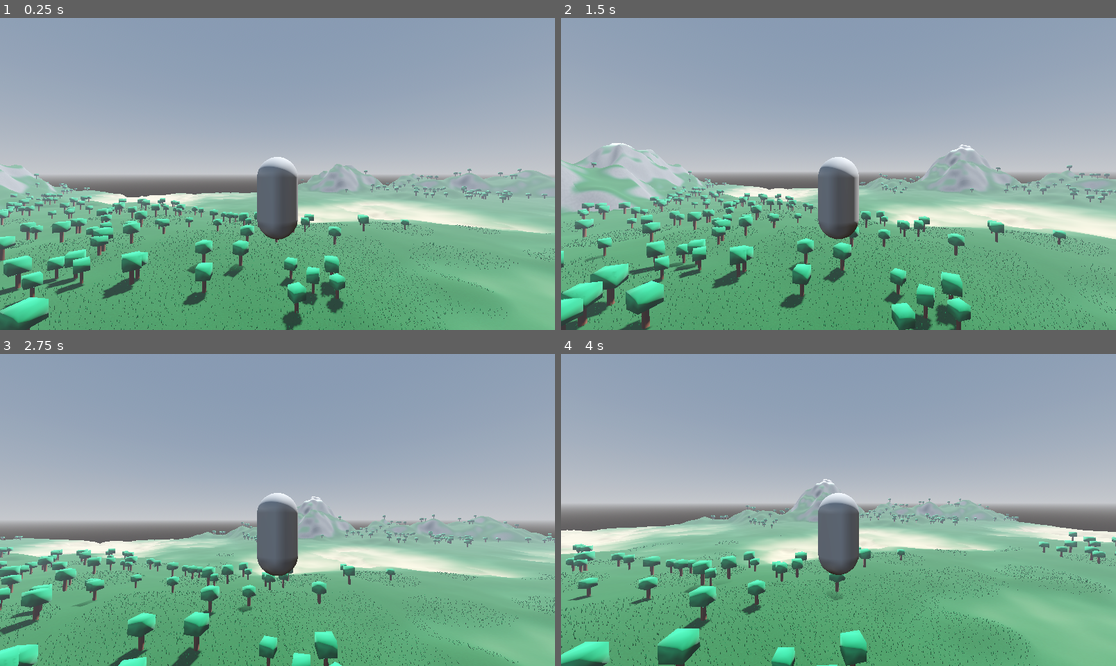
Above: before the commit, frames 1-4 (two rows, left to right).
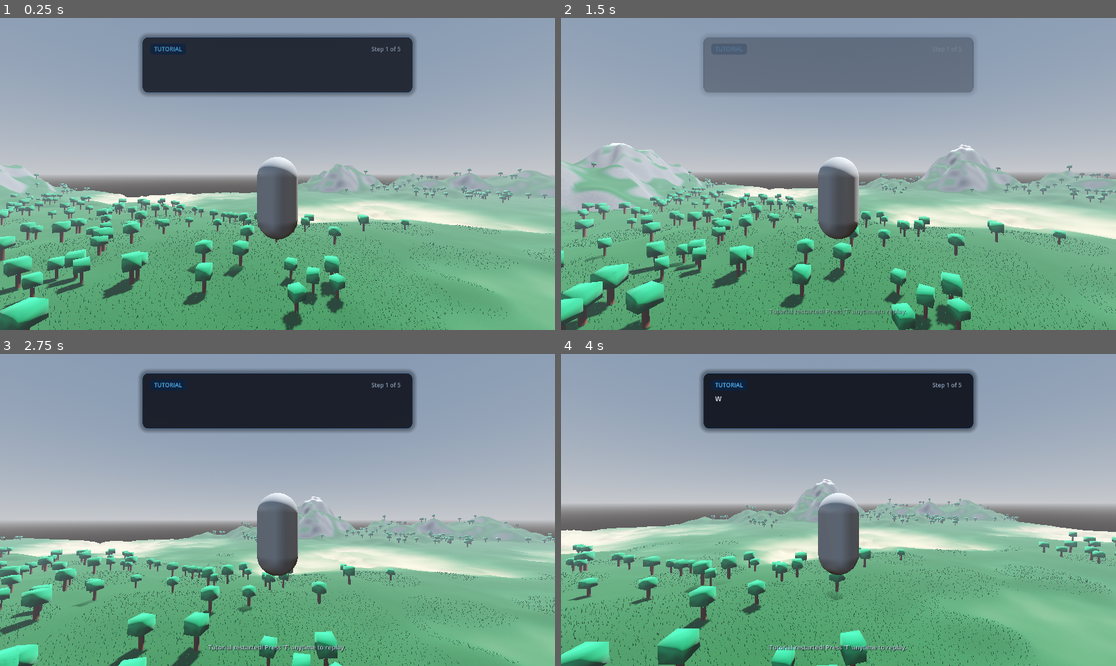
Above: after the commit, the same moments.

Repository: sachetan-inchal/SublimeGreens
Game: Godot game, scene res://Main.tscn
The game is run twice, just before and just after one commit, with the same random seed, the same clock (stepped at 60 frames per second) and the same inputs.
Inputs (mouse positions are in pixels of both pictures, inside the frame that each line leads up to):
- Up to frame 1 (0.25 s): no input
- Up to frame 2 (1.5 s): tap Enter (ui_accept) at 0.5, 0.77 s; move the mouse to (866, 174) at 0.52 s; hold W from 0.53 s (still down); tap T at 0.6, 1.25 s; tap Space at 0.8, 1.35 s; move the mouse to (810, 174) at 1.27 s
- Up to frame 3 (2.75 s): keep holding W; tap Enter (ui_accept) at 1.52 s; tap Keypad Enter at 1.55, 2.1 s; tap T at 2, 2.3 s; move the mouse to (288, 503) at 2.02 s
- Up to frame 4 (4 s): keep holding W; tap T at 2.75, 2.85, 3.5 s; move the mouse to (832, 516) at 2.77 s; tap Enter (ui_accept) at 3.02, 3.77 s; tap Space at 3.05, 3.6 s; move the mouse to (877, 513) at 3.52 s; tap Keypad Enter at 3.8 s

The runs differ from the first frame. In frame 1, 9.9% of the frame differs, in the area x 25-75%, y 5-25%; in frame 2, 8.9%; in frame 3, 10%; in frame 4, 10%, in the area x 25-75%, y 4-96%.

Commit message:
added narrative tutorial

Diff:
--- a/Main.tscn
+++ b/Main.tscn
@@ -1,8 +1,9 @@
-[gd_scene load_steps=7 format=3 uid="uid://d0grl6tdrab08"]
+[gd_scene load_steps=8 format=3 uid="uid://d0grl6tdrab08"]
 
 [ext_resource type="Script" uid="uid://64ee4kogyt82" path="res://ChunkManager.gd" id="1_glv2v"]
 [ext_resource type="PackedScene" uid="uid://cwhpy8mwx2xao" path="res://Chunk.tscn" id="2_r0du0"]
 [ext_resource type="PackedScene" uid="uid://dop3i0ors6kmm" path="res://Player.tscn" id="2_uu6xs"]
+[ext_resource type="PackedScene" path="res://NarrativeTutorial.tscn" id="4_tut"]
 
 [sub_resource type="ProceduralSkyMaterial" id="ProceduralSkyMaterial_r0du0"]
 sky_horizon_color = Color(0.662243, 0.671743, 0.686743, 1)
@@ -38,3 +39,7 @@
 
 [node name="Player" parent="." instance=ExtResource("2_uu6xs")]
 transform = Transform3D(1, 0, 0, 0, 1, 0, 0, 0, 1, 0, 44.3204, 0)
+
+[node name="NarrativeTutorial" parent="." node_paths=PackedStringArray("player", "sun_light") instance=ExtResource("4_tut")]
+player = NodePath("../Player")
+sun_light = NodePath("../DirectionalLight3D")
--- /dev/null
+++ b/NarrativeTutorial.gd
@@ -0,0 +1,370 @@
+extends CanvasLayer
+
+signal tutorial_stage_changed(stage: int)
+signal tutorial_completed()
+
+enum Stage {
+	INACTIVE = 0,
+	STAGE_1_INTRO = 1,
+	STAGE_2_MOVEMENT = 2,
+	STAGE_3_SUN_SEEK = 3,
+	STAGE_4_SUN_FOUND = 4,
+	STAGE_5_COMPLETION = 5
+}
+
+const SAVE_PATH: String = "user://tutorial.cfg"
+const SECTION_NAME: String = "tutorial"
+const KEY_NAME: String = "completed"
+
+# Configurable nodes (auto-discovered if left empty)
+@export var player: CharacterBody3D
+@export var sun_light: DirectionalLight3D
+
+# UI Node References
+@onready var panel_container: PanelContainer = $CenterContainer/PanelContainer
+@onready var badge_label: Label = $CenterContainer/PanelContainer/MarginContainer/VBoxContainer/HeaderContainer/Badge
+@onready var step_label: Label = $CenterContainer/PanelContainer/MarginContainer/VBoxContainer/HeaderContainer/StepLabel
+@onready var message_label: Label = $CenterContainer/PanelContainer/MarginContainer/VBoxContainer/MessageLabel
+@onready var progress_bar: ProgressBar = $CenterContainer/PanelContainer/MarginContainer/VBoxContainer/ProgressBar
+@onready var hint_label: Label = $CenterContainer/PanelContainer/MarginContainer/VBoxContainer/HintLabel
+@onready var action_button: Button = $CenterContainer/PanelContainer/MarginContainer/VBoxContainer/ActionButton
+@onready var replay_hint: Label = $ReplayHint
+
+# Internal State
+var current_stage: Stage = Stage.INACTIVE
+var is_active: bool = false
+var camera: Camera3D
+
+# Stage 1 tracking
+var stage_1_timer: float = 0.0
+const STAGE_1_MIN_READ_TIME: float = 3.5
+
+# Stage 2 tracking
+var movement_origin: Vector3 = Vector3.ZERO
+var accumulated_distance: float = 0.0
+const REQUIRED_MOVE_DISTANCE: float = 6.0
+
+# Stage 3 tracking (Sun detection)
+var sun_gaze_time: float = 0.0
+const REQUIRED_SUN_GAZE_TIME: float = 0.8 # Gaze duration in seconds to avoid accidental trigger
+const SUN_DOT_THRESHOLD: float = 0.72      # Within ~43 degrees of direct sun alignment
+
+# Stage 4 tracking
+var stage_4_timer: float = 0.0
+const STAGE_4_READ_TIME: float = 7.0
+
+# Animation Tweens
+var fade_tween: Tween
+var typewriter_tween: Tween
+
+func _ready() -> void:
+	# Hide UI initially
+	panel_container.modulate.a = 0.0
+	panel_container.visible = false
+	progress_bar.visible = false
+	action_button.visible = false
+	hint_label.visible = false
+	replay_hint.visible = false
+
+	action_button.pressed.connect(_on_action_button_pressed)
+
+	# Resolve node dependencies
+	_resolve_nodes()
+
+	# Check first-time launch status
+	if not has_completed_tutorial():
+		# Automatically start tutorial for first-time players
+		start_tutorial()
+	else:
+		set_process(false)
+		print("[NarrativeTutorial] Tutorial previously completed. Press 'T' to replay.")
+
+func _resolve_nodes() -> void:
+	if not player:
+		player = get_node_or_null("../Player")
+		if not player:
+			player = get_tree().root.find_child("Player", true, false)
+
+	if not sun_light:
+		sun_light = get_node_or_null("../DirectionalLight3D")
+		if not sun_light:
+			sun_light = get_tree().root.find_child("DirectionalLight3D", true, false)
+
+	if player:
+		camera = player.get_node_or_null("Node3D/SpringArm3D/Camera3D")
+		if not camera:
+			camera = player.find_child("Camera3D", true, false)
+
+	if not camera:
+		camera = get_viewport().get_camera_3d()
+
+func has_completed_tutorial() -> bool:
+	var config = ConfigFile.new()
+	var err = config.load(SAVE_PATH)
+	if err == OK:
+		return config.get_value(SECTION_NAME, KEY_NAME, false)
+	return false
+
+func save_completion_state(completed: bool) -> void:
+	var config = ConfigFile.new()
+	config.load(SAVE_PATH) # Preserve other settings if present
+	config.set_value(SECTION_NAME, KEY_NAME, completed)
+	config.save(SAVE_PATH)
+
+func start_tutorial() -> void:
+	_resolve_nodes()
+	is_active = true
+	set_process(true)
+	panel_container.visible = true
+	set_stage(Stage.STAGE_1_INTRO)
+
+func restart_tutorial() -> void:
+	print("[NarrativeTutorial] Restarting narrative tutorial...")
+	_show_temporary_hint("Tutorial restarted! Press 'T' anytime to replay.")
+	start_tutorial()
+
+func _unhandled_input(event: InputEvent) -> void:
+	# Allow pressing T to replay the tutorial at any time
+	if event is InputEventKey and event.pressed and not event.echo:
+		if event.keycode == KEY_T:
+			restart_tutorial()
+			return
+
+	# In Stage 5, allow Enter or Space to also confirm Continue Exploring
+	if current_stage == Stage.STAGE_5_COMPLETION and is_active:
+		if event is InputEventKey and event.pressed and not event.echo:
+			if event.keycode == KEY_SPACE or event.keycode == KEY_ENTER or event.keycode == KEY_KP_ENTER:
+				_on_action_button_pressed()
+				get_viewport().set_input_as_handled()
+
+func set_stage(new_stage: Stage) -> void:
+	current_stage = new_stage
+	emit_signal("tutorial_stage_changed", int(new_stage))
+
+	match current_stage:
+		Stage.STAGE_1_INTRO:
+			_setup_stage_1()
+		Stage.STAGE_2_MOVEMENT:
+			_setup_stage_2()
+		Stage.STAGE_3_SUN_SEEK:
+			_setup_stage_3()
+		Stage.STAGE_4_SUN_FOUND:
+			_setup_stage_4()
+		Stage.STAGE_5_COMPLETION:
+			_setup_stage_5()
+		Stage.INACTIVE:
+			_finish_tutorial()
+
+func _setup_stage_1() -> void:
+	badge_label.text = "TUTORIAL"
+	badge_label.modulate = Color(0.35, 0.75, 1.0)
+	step_label.text = "Step 1 of 5"
+	progress_bar.visible = false
+	action_button.visible = false
+	hint_label.visible = false
+
+	stage_1_timer = 0.0
+	var text = "Welcome, Explorer! Before we begin, let's discover how to navigate this 3D world. Use the W, A, S and D keys to move around. You can also move your mouse to look around your surroundings."
+	_display_message(text)
+
+func _setup_stage_2() -> void:
+	badge_label.text = "EXPLORATION"
+	badge_label.modulate = Color(0.4, 0.9, 0.6)
+	step_label.text = "Step 2 of 5"
+	progress_bar.visible = false
+	action_button.visible = false
+
+	if player:
+		movement_origin = player.global_position
+	accumulated_distance = 0.0
+
+	hint_label.visible = true
+	hint_label.text = "Walk around to get familiar with navigation"
+
+	var text = "Great! Try moving around using W, A, S and D. Explore your surroundings and get comfortable navigating this world."
+	_display_message(text)
+
+func _setup_stage_3() -> void:
+	badge_label.text = "DISCOVERY"
+	badge_label.modulate = Color(1.0, 0.82, 0.35)
+	step_label.text = "Step 3 of 5"
+
+	sun_gaze_time = 0.0
+	progress_bar.visible = true
+	progress_bar.value = 0.0
+	action_button.visible = false
+
+	hint_label.visible = true
+	hint_label.text = "Look up into the sky and face the glowing Sun"
+
+	var text = "Now, look towards the sky! Move your mouse upwards and explore what is above you. Can you spot the Sun?"
+	_display_message(text)
+
+func _setup_stage_4() -> void:
+	badge_label.text = "LIGHT SOURCE FOUND"
+	badge_label.modulate = Color(1.0, 0.72, 0.2)
+	step_label.text = "Step 4 of 5"
+	progress_bar.visible = false
+	action_button.visible = false
+	hint_label.visible = false
+	stage_4_timer = 0.0
+
+	var text = "Well done! You discovered the Sun! It is the light source illuminating our 3D world. Notice how its light brightens the environment and helps us see the objects around us. This is an example of lighting in 3D computer graphics!"
+	_display_message(text)
+
+func _setup_stage_5() -> void:
+	badge_label.text = "COMPLETED"
+	badge_label.modulate = Color(0.5, 0.95, 0.5)
+	step_label.text = "Step 5 of 5"
+	progress_bar.visible = false
+	hint_label.visible = false
+
+	# Reveal Continue button and free mouse cursor so it can be clicked easily
+	action_button.visible = true
+	action_button.text = "Continue Exploring  [ Space ]"
+	Input.mouse_mode = Input.MOUSE_MODE_VISIBLE
+
+	var text = "Excellent work, Explorer! You've learned how to navigate this world and discovered its primary light source. Continue exploring and observe how lighting affects your surroundings. Enjoy your adventure!"
+	_display_message(text)
+
+func _process(delta: float) -> void:
+	if not is_active:
+		return
+
+	match current_stage:
+		Stage.STAGE_1_INTRO:
+			stage_1_timer += delta
+			# Transition to stage 2 once player had time to read or started moving
+			var player_moved = false
+			if player:
+				player_moved = Input.is_key_pressed(KEY_W) or Input.is_key_pressed(KEY_A) \
+					or Input.is_key_pressed(KEY_S) or Input.is_key_pressed(KEY_D)
+			if stage_1_timer >= STAGE_1_MIN_READ_TIME and (player_moved or stage_1_timer >= 6.0):
+				set_stage(Stage.STAGE_2_MOVEMENT)
+
+		Stage.STAGE_2_MOVEMENT:
+			if player:
+				var current_pos = player.global_position
+				var dist = current_pos.distance_to(movement_origin)
+				if dist > accumulated_distance:
+					accumulated_distance = dist
+				if accumulated_distance >= REQUIRED_MOVE_DISTANCE:
+					set_stage(Stage.STAGE_3_SUN_SEEK)
+
+		Stage.STAGE_3_SUN_SEEK:
+			_check_sun_detection(delta)
+
+		Stage.STAGE_4_SUN_FOUND:
+			stage_4_timer += delta
+			if stage_4_timer >= STAGE_4_READ_TIME:
+				set_stage(Stage.STAGE_5_COMPLETION)
+
+func _check_sun_detection(delta: float) -> void:
+	if not sun_light or not camera:
+		_resolve_nodes()
+		if not sun_light or not camera:
+			return
+
+	# Direction towards the Sun in the sky
+	# In Godot, DirectionalLight3D points in -basis.z.
+	# The Sun source in the sky is in the direction of +basis.z.
+	var sun_dir: Vector3 = sun_light.global_transform.basis.z.normalized()
+	var cam_forward: Vector3 = -camera.global_transform.basis.z.normalized()
+
+	# Check dot product between camera forward vector and sun direction
+	var dot: float = cam_forward.dot(sun_dir)
+
+	# Camera pitch check: camera must be pitched upwards into the sky
+	var is_looking_up: bool = cam_forward.y > 0.15
+
+	# Screen projection check: ensure the Sun position projects onto the viewport
+	var sun_world_pos: Vector3 = camera.global_position + sun_dir * 1000.0
+	var is_in_viewport: bool = false
+	if not camera.is_position_behind(sun_world_pos):
+		var screen_pos = camera.unproject_position(sun_world_pos)
+		var vp_rect = camera.get_viewport().get_visible_rect()
+		is_in_viewport = vp_rect.has_point(screen_pos)
+
+	# Sun is confirmed visible when looking up towards the actual sun direction
+	var sun_is_visible: bool = (dot >= SUN_DOT_THRESHOLD) and is_looking_up and is_in_viewport
+
+	if sun_is_visible:
+		sun_gaze_time += delta
+		var progress_ratio = clamp(sun_gaze_time / REQUIRED_SUN_GAZE_TIME, 0.0, 1.0)
+		progress_bar.value = progress_ratio * 100.0
+		hint_label.text = "Sun detected! Keep looking at it... (%d%%)" % int(progress_ratio * 100.0)
+		hint_label.modulate = Color(1.0, 0.9, 0.4)
+
+		if sun_gaze_time >= REQUIRED_SUN_GAZE_TIME:
+			set_stage(Stage.STAGE_4_SUN_FOUND)
+	else:
+		# Gradually decay gaze timer if player looks away
+		sun_gaze_time = max(0.0, sun_gaze_time - delta * 2.5)
+		var progress_ratio = clamp(sun_gaze_time / REQUIRED_SUN_GAZE_TIME, 0.0, 1.0)
+		progress_bar.value = progress_ratio * 100.0
+		hint_label.text = "Look up into the sky and face the glowing Sun"
+		hint_label.modulate = Color(0.8, 0.85, 0.9)
+
+func _display_message(text: String) -> void:
+	# Cancel existing tweens
+	if fade_tween and fade_tween.is_valid():
+		fade_tween.kill()
+	if typewriter_tween and typewriter_tween.is_valid():
+		typewriter_tween.kill()
+
+	# Smooth fade out, change text, then smooth fade in
+	fade_tween = create_tween().set_parallel(false)
+
+	if panel_container.modulate.a > 0.05:
+		fade_tween.tween_property(panel_container, "modulate:a", 0.0, 0.15)
+
+	fade_tween.tween_callback(func():
+		message_label.text = text
+		message_label.visible_ratio = 0.0
+	)
+
+	fade_tween.tween_property(panel_container, "modulate:a", 1.0, 0.3)
+	fade_tween.tween_callback(func():
+		# Typewriter animation
+		var char_count = text.length()
+		var duration = clamp(float(char_count) * 0.016, 0.5, 1.8)
+		typewriter_tween = create_tween()
+		typewriter_tween.tween_property(message_label, "visible_ratio", 1.0, duration)
+	)
+
+func _on_action_button_pressed() -> void:
+	# Dismiss tutorial, save state, and return to game
+	save_completion_state(true)
+	emit_signal("tutorial_completed")
+	_finish_tutorial()
+
+func _finish_tutorial() -> void:
+	is_active = false
+	set_process(false)
+
+	# Recapture mouse for normal gameplay
+	Input.mouse_mode = Input.MOUSE_MODE_CAPTURED
+
+	# Smooth fade out panel
+	if fade_tween and fade_tween.is_valid():
+		fade_tween.kill()
+	fade_tween = create_tween()
+	fade_tween.tween_property(panel_container, "modulate:a", 0.0, 0.4)
+	fade_tween.tween_callback(func():
+		panel_container.visible = false
+	)
+
+	_show_temporary_hint("Tutorial complete! Press 'T' anytime to replay.")
+
+func _show_temporary_hint(msg: String) -> void:
+	replay_hint.text = msg
+	replay_hint.visible = true
+	replay_hint.modulate.a = 0.0
+
+	var hint_tween = create_tween()
+	hint_tween.tween_property(replay_hint, "modulate:a", 1.0, 0.4)
+	hint_tween.tween_interval(3.5)
+	hint_tween.tween_property(replay_hint, "modulate:a", 0.0, 0.5)
+	hint_tween.tween_callback(func():
+		replay_hint.visible = false
+	)
--- /dev/null
+++ b/NarrativeTutorial.tscn
@@ -0,0 +1,162 @@
+[gd_scene load_steps=6 format=3 uid="uid://c6j4wqp8xlye2"]
+
+[ext_resource type="Script" path="res://NarrativeTutorial.gd" id="1_nt8y4"]
+
+[sub_resource type="StyleBoxFlat" id="StyleBoxFlat_panel"]
+bg_color = Color(0.0666667, 0.0823529, 0.12549, 0.901961)
+border_width_left = 1
+border_width_top = 1
+border_width_right = 1
+border_width_bottom = 1
+border_color = Color(0.352941, 0.588235, 0.862745, 0.6)
+corner_radius_top_left = 12
+corner_radius_top_right = 12
+corner_radius_bottom_right = 12
+corner_radius_bottom_left = 12
+shadow_color = Color(0, 0, 0, 0.4)
+shadow_size = 10
+
+[sub_resource type="StyleBoxFlat" id="StyleBoxFlat_badge"]
+bg_color = Color(0.129412, 0.176471, 0.254902, 0.85)
+corner_radius_top_left = 6
+corner_radius_top_right = 6
+corner_radius_bottom_right = 6
+corner_radius_bottom_left = 6
+expand_margin_left = 8.0
+expand_margin_top = 3.0
+expand_margin_right = 8.0
+expand_margin_bottom = 3.0
+
+[sub_resource type="StyleBoxFlat" id="StyleBoxFlat_btn_normal"]
+bg_color = Color(0.180392, 0.313726, 0.490196, 0.9)
+border_width_left = 1
+border_width_top = 1
+border_width_right = 1
+border_width_bottom = 1
+border_color = Color(0.439216, 0.709804, 1, 0.8)
+corner_radius_top_left = 8
+corner_radius_top_right = 8
+corner_radius_bottom_right = 8
+corner_radius_bottom_left = 8
+
+[sub_resource type="StyleBoxFlat" id="StyleBoxFlat_btn_hover"]
+bg_color = Color(0.247059, 0.431373, 0.678431, 0.95)
+border_width_left = 1
+border_width_top = 1
+border_width_right = 1
+border_width_bottom = 1
+border_color = Color(0.670588, 0.835294, 1, 1)
+corner_radius_top_left = 8
+corner_radius_top_right = 8
+corner_radius_bottom_right = 8
+corner_radius_bottom_left = 8
+
+[node name="NarrativeTutorial" type="CanvasLayer"]
+layer = 10
+script = ExtResource("1_nt8y4")
+
+[node name="CenterContainer" type="CenterContainer" parent="."]
+anchors_preset = 10
+anchor_right = 1.0
+offset_top = 28.0
+offset_bottom = 168.0
+grow_horizontal = 2
+mouse_filter = 2
+
+[node name="PanelContainer" type="PanelContainer" parent="CenterContainer"]
+custom_minimum_size = Vector2(560, 0)
+layout_mode = 2
+mouse_filter = 2
+theme_override_styles/panel = SubResource("StyleBoxFlat_panel")
+
+[node name="MarginContainer" type="MarginContainer" parent="CenterContainer/PanelContainer"]
+layout_mode = 2
+mouse_filter = 2
+theme_override_constants/margin_left = 24
+theme_override_constants/margin_top = 16
+theme_override_constants/margin_right = 24
+theme_override_constants/margin_bottom = 18
+
+[node name="VBoxContainer" type="VBoxContainer" parent="CenterContainer/PanelContainer/MarginContainer"]
+layout_mode = 2
+mouse_filter = 2
+theme_override_constants/separation = 10
+
+[node name="HeaderContainer" type="HBoxContainer" parent="CenterContainer/PanelContainer/MarginContainer/VBoxContainer"]
+layout_mode = 2
+mouse_filter = 2
+
+[node name="Badge" type="Label" parent="CenterContainer/PanelContainer/MarginContainer/VBoxContainer/HeaderContainer"]
+layout_mode = 2
+theme_override_colors/font_color = Color(1, 1, 1, 1)
+theme_override_font_sizes/font_size = 12
+theme_override_styles/normal = SubResource("StyleBoxFlat_badge")
+text = "TUTORIAL"
+
+[node name="Control" type="Control" parent="CenterContainer/PanelContainer/MarginContainer/VBoxContainer/HeaderContainer"]
+layout_mode = 2
+size_flags_horizontal = 3
+mouse_filter = 2
+
+[node name="StepLabel" type="Label" parent="CenterContainer/PanelContainer/MarginContainer/VBoxContainer/HeaderContainer"]
+layout_mode = 2
+theme_override_colors/font_color = Color(0.658824, 0.733333, 0.819608, 0.85)
+theme_override_font_sizes/font_size = 12
+text = "Step 1 of 5"
+
+[node name="MessageLabel" type="Label" parent="CenterContainer/PanelContainer/MarginContainer/VBoxContainer"]
+custom_minimum_size = Vector2(512, 54)
+layout_mode = 2
+theme_override_colors/font_color = Color(0.960784, 0.976471, 1, 1)
+theme_override_constants/line_spacing = 4
+theme_override_font_sizes/font_size = 14
+text = "Welcome, Explorer! Before we begin, let's discover how to navigate this 3D world."
+autowrap_mode = 2
+
+[node name="ProgressBar" type="ProgressBar" parent="CenterContainer/PanelContainer/MarginContainer/VBoxContainer"]
+visible = false
+custom_minimum_size = Vector2(0, 8)
+layout_mode = 2
+mouse_filter = 2
+show_percentage = false
+
+[node name="HintLabel" type="Label" parent="CenterContainer/PanelContainer/MarginContainer/VBoxContainer"]
+visible = false
+layout_mode = 2
+theme_override_colors/font_color = Color(0.784314, 0.847059, 0.92549, 0.85)
+theme_override_font_sizes/font_size = 12
+text = "Instruction hint"
+
+[node name="ActionButton" type="Button" parent="CenterContainer/PanelContainer/MarginContainer/VBoxContainer"]
+visible = false
+custom_minimum_size = Vector2(220, 36)
+layout_mode = 2
+size_flags_horizontal = 4
+focus_mode = 2
+theme_override_colors/font_color = Color(1, 1, 1, 1)
+theme_override_colors/font_hover_color = Color(1, 1, 1, 1)
+theme_override_font_sizes/font_size = 13
+theme_override_styles/hover = SubResource("StyleBoxFlat_btn_hover")
+theme_override_styles/normal = SubResource("StyleBoxFlat_btn_normal")
+text = "Continue Exploring"
+
+[node name="ReplayHint" type="Label" parent="."]
+visible = false
+anchors_preset = 7
+anchor_left = 0.5
+anchor_top = 1.0
+anchor_right = 0.5
+anchor_bottom = 1.0
+offset_left = -200.0
+offset_top = -48.0
+offset_right = 200.0
+offset_bottom = -24.0
+grow_horizontal = 2
+grow_vertical = 0
+theme_override_colors/font_color = Color(0.85, 0.9, 1, 0.85)
+theme_override_colors/font_shadow_color = Color(0, 0, 0, 0.7)
+theme_override_constants/shadow_offset_x = 1
+theme_override_constants/shadow_offset_y = 1
+theme_override_font_sizes/font_size = 13
+text = "Press 'T' anytime to replay tutorial"
+horizontal_alignment = 1
